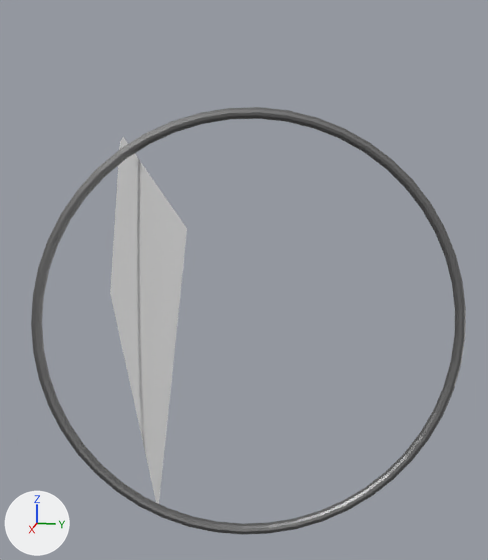
Renders of the Blender file blender_projects/wheels2-withplane.blend from each side of a commit.
Both versions are drawn from a 50 mm lens placed at (4.08, 2.82, 2.0), pointed at (1.07, 2.21, 1.24). Arrows for +X, +Y and +Z are at lower left; the lights stay in place.

The first picture shows 'MyObject', 'Torus.001'.
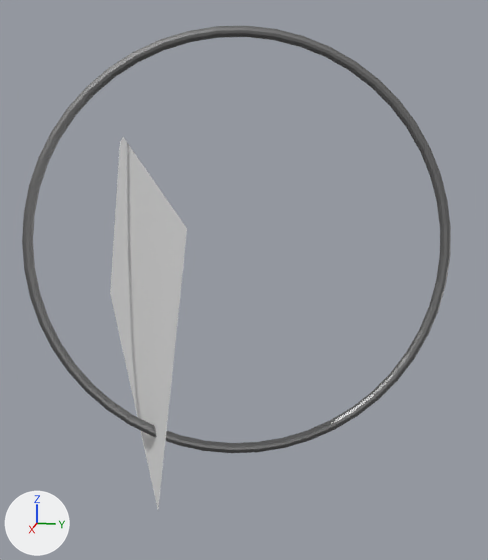
Where the newer file only moved an object's origin or applied its transform, the numbers keep the older frame.

Boxes [x1, y1, x2, y2] around the edits, measured in the pictures (488 x 560 px):
'Torus.001', moved: before [31, 107, 466, 535]; after [22, 26, 451, 453]

Patch to the scene script:
```diff
--- a/blender_projects/wheels2-withplane.blend.py
+++ b/blender_projects/wheels2-withplane.blend.py
@@ ob_torus_001 @@
 ob_torus_001 = bpy.data.objects.new('Torus.001', me_torus_001)
-ob_torus_001.location = (1.165, 2.264, 1.032)
+ob_torus_001.location = (1.044, 2.183, 1.387)
 ob_torus_001.rotation_euler = (-1.644, 0.327, 1.866)  # degrees (-94, 19, 107)
```
